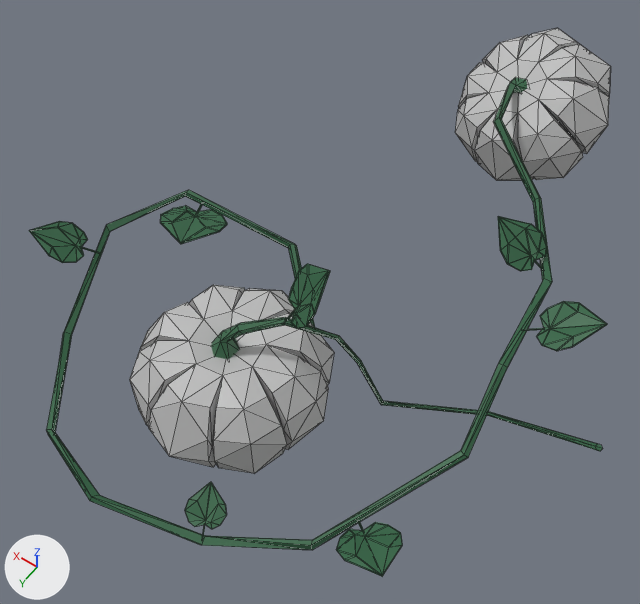
Two versions of the FBX model Assets/Arts/Sullivan/Models/PlantMerge/mod_vg_pumpkin.fbx, one commit apart.
Rendered twice from a 50 mm lens placed at (-0.81, 1.58, 2.35), pointed at (0.19, 0.17, 0.13). The axes (+X, +Y, +Z) are drawn at lower left. The lights are the same throughout. Mesh edges are drawn as thin lines. Where no turn or scale is listed for an object, it has been applied to the vertices.

Names of what the first picture shows: 'TigePotiron.001'.
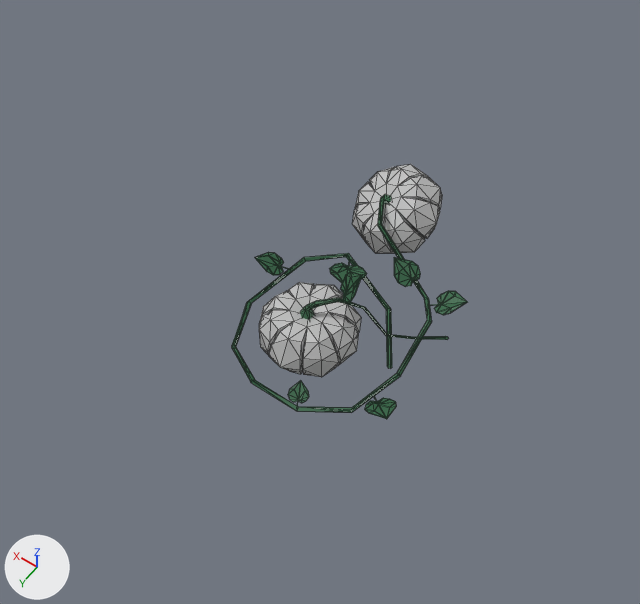
What differs and where, as boxes (x1, y1, x2, y2) in the pictures (640 x 604 px; the box of a moved part takes in the faces that stretch with it):
'TigePotiron.001', reshaped (60% narrower, 53% shorter): before (29, 28, 611, 576); after (232, 164, 467, 419)
part 1 of me_mesh_067, moved or reshaped: before (498, 216, 547, 271); after (394, 257, 420, 287)
part 2 of me_mesh_067, moved or reshaped: before (185, 482, 227, 529); after (288, 380, 309, 403)
part 3 of me_mesh_067, moved or reshaped: before (336, 522, 402, 576); after (365, 398, 396, 419)
part 4 of me_mesh_067, moved or reshaped: before (160, 206, 227, 244); after (329, 263, 367, 283)
part 5 of me_mesh_067, moved or reshaped: before (288, 264, 330, 329); after (341, 272, 362, 303)
part 6 of me_mesh_067, moved or reshaped: before (29, 221, 88, 263); after (255, 252, 284, 275)
part 7 of me_mesh_067, moved or reshaped: before (537, 301, 607, 351); after (434, 291, 467, 315)
part 8 of me_mesh_067, moved or reshaped: before (455, 28, 611, 180); after (352, 164, 442, 253)
part 9 of me_mesh_067, moved or reshaped: before (130, 285, 334, 473); after (259, 282, 361, 377)
part 10 of me_mesh_067, moved or reshaped: before (46, 77, 603, 550); after (232, 194, 448, 413)

What the commit changed:
me_mesh_067 is used by ob_tigepotiron_001; location (0.0, 0.0, 0.0).
me_mesh_067 had 681 vertices, 1234 faces and spanned x -0.75..1.11, y -1.3..1.08, z -0.06..0.67.
me_mesh_067 now has 681 vertices, 1234 faces and spans x -0.22..0.48, y -0.49..0.5, z -0.03..0.38.
me_mesh_067 part 1: the loose piece of 29 vertices spanning x -0.34..-0.17, y -0.31..-0.14, z 0.3..0.39 is scaled about its middle by 0.553, then moved by (0.27, 0.19, -0.15).
me_mesh_067 part 2: the loose piece of 28 vertices spanning x -0.01..0.1, y 0.85..0.96, z 0.07..0.12 is scaled about its middle by 0.553, then moved by (0.03, -0.46, -0.04).
me_mesh_067 part 3: the loose piece of 28 vertices spanning x -0.46..-0.31, y 0.68..0.84, z 0.13..0.22 is scaled about its middle by 0.553, then moved by (0.22, -0.4, -0.07).
me_mesh_067 part 4: the loose piece of 28 vertices spanning x 0.58..0.79, y 0.1..0.32, z 0.18..0.27 is scaled about its middle by 0.553, then moved by (-0.49, -0.19, -0.09).
me_mesh_067 part 5: the loose piece of 30 vertices spanning x -0.03..0.1, y 0.39..0.53, z 0.51..0.67 is scaled about its middle by 0.553, then moved by (0.03, -0.26, -0.26).
me_mesh_067 part 6: the loose piece of 28 vertices spanning x 0.94..1.11, y 0.39..0.55, z 0.12..0.21 is scaled about its middle by 0.553, then moved by (-0.58, -0.37, -0.07).
me_mesh_067 part 7: the loose piece of 26 vertices spanning x -0.61..-0.44, y -0.07..0.1, z 0.36..0.44 is scaled about its middle by 0.553, then moved by (0.36, -0.02, -0.18).
me_mesh_067 part 8: the loose piece of 140 vertices spanning x -0.23..0.36, y -1.3..-0.75, z -0.06..0.42 is scaled about its middle by 0.553, then moved by (0.16, 0.68, -0.07).
me_mesh_067 part 9: the loose piece of 139 vertices spanning x -0.08..0.53, y 0.28..0.87, z 0.01..0.34 is scaled about its middle by 0.553, then moved by (-0.05, -0.31, -0.07).
me_mesh_067 part 10: 135 of 681 vertices moved; they spanned x -0.75..0.98, y -0.97..1.08, z -0.02..0.48 and now span x -0.18..0.45, y -0.31..0.5, z -0.01..0.27; mean shift (0.02, -0.12, -0.09); largest move (0.09, -0.96, 0.32) -> (0.24, -0.31, 0.19).
